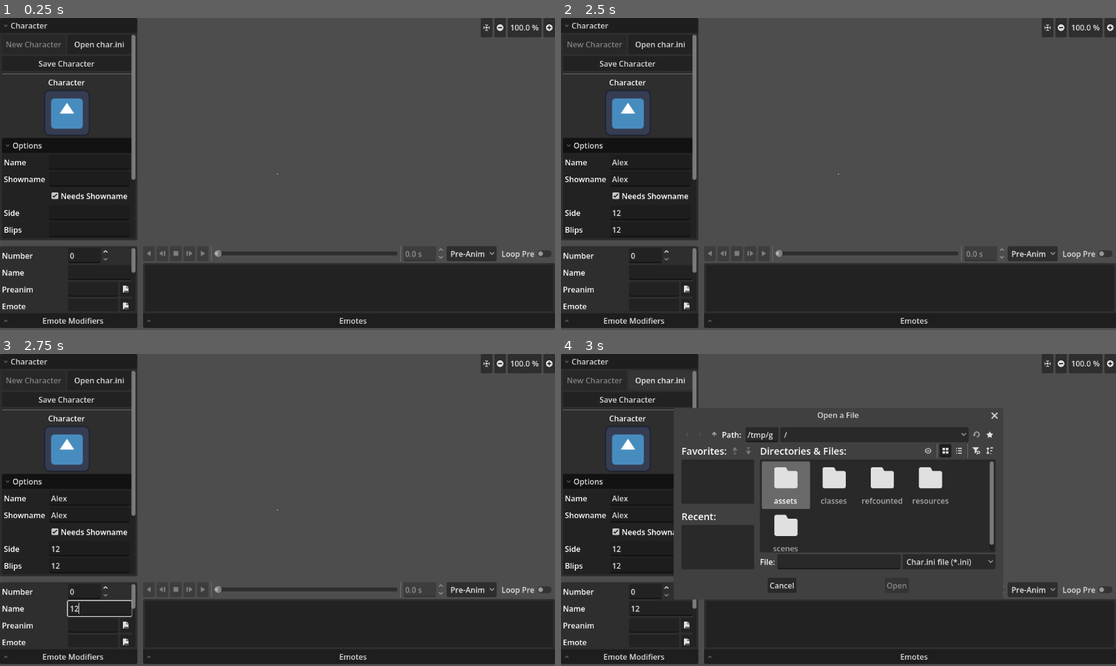
Above: before the commit, frames 1-4 (two rows, left to right).
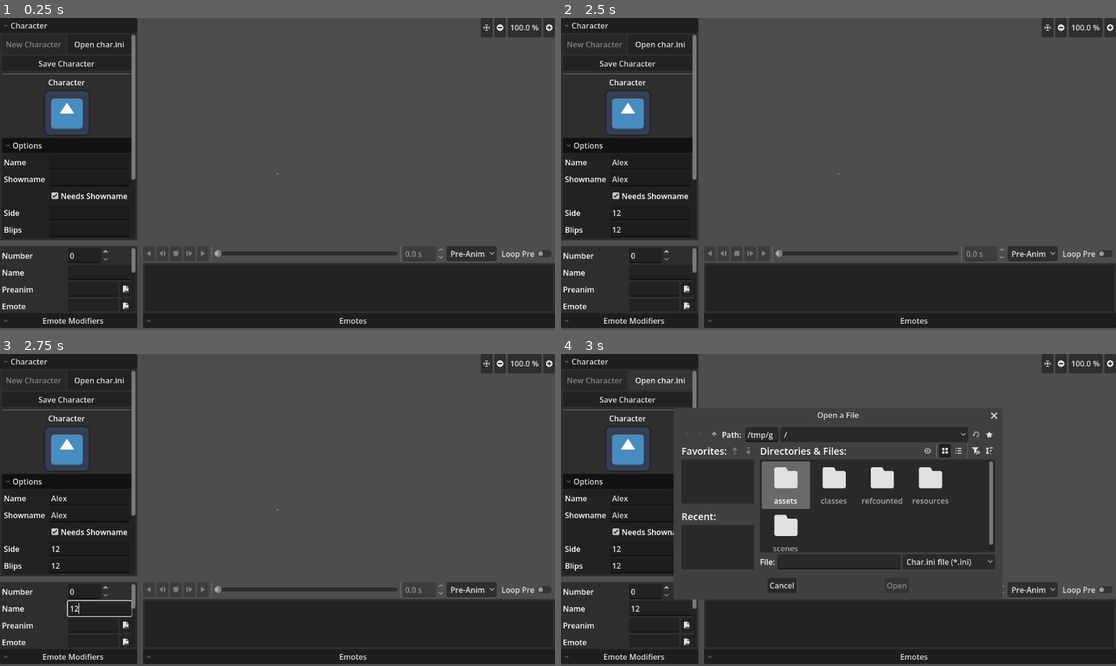
Above: after the commit, the same moments.

Repository: Crystalwarrior/KFO-CharMaker
Game: Godot game, scene res://scenes/main.tscn
The game is run twice, just before and just after one commit, with the same random seed, the same clock (stepped at 60 frames per second) and the same inputs. The engine's default icon, where the game draws it, is replaced by a stand-in: a white triangle on a blue panel in a dark square.
Inputs (mouse positions are in pixels of both pictures, inside the frame that each line leads up to):
- Up to frame 1 (0.25 s): no input
- Up to frame 2 (2.5 s): click (649, 161) at 0.52 s; type "Alex" at 0.6 s; click (649, 180) at 0.75 s; type "Alex" at 0.83 s; click (649, 211) at 0.98 s; type "12" at 1.07 s; click (649, 230) at 1.27 s; type "12" at 1.35 s; click (649, 245) at 1.5 s; type "12" at 1.58 s; click (649, 264) at 1.73 s; type "12" at 1.82 s; click (649, 280) at 2.02 s; type "12" at 2.1 s; click (649, 295) at 2.25 s; type "12" at 2.33 s; click (660, 273) at 2.48 s
- Up to frame 3 (2.75 s): type "12" at 2.57 s
- Up to frame 4 (3 s): click "Open char.ini" at 2.75 s

Frames 1-3 are identical in both runs. In frame 4, 0.2% of the frame differs, in the area x 65-80%, y 18-77%.
Error before the commit: Invalid assignment of property or key 'char_name' with value of type 'String' on a base object of type 'Nil'. (res://scenes/char_converter.gd:196)
Error after the commit: Invalid assignment of property or key 'char_name' with value of type 'String' on a base object of type 'Nil'. (res://scenes/char_converter.gd:199)

Commit message:
Add threaded loading for ImageMagick get_threaded_frame_data (todo: add the same for split_frames) Add a funny loading screen

Diff:
--- a/refcounted/magick.gd
+++ b/refcounted/magick.gd
@@ -1,19 +1,46 @@
 extends RefCounted
 
 class_name Magick
+
+class FrameDataRequest extends RefCounted:
+	signal completed(frame_data: Array[Dictionary])
+
+## The thread reserved for this Magick instance
+var thread: Thread
+
+
+func _notification(what: int) -> void:
+	if what == NOTIFICATION_PREDELETE:
+		thread.wait_to_finish()
+
 
 func test_magick() -> bool:
 	var result: int = OS.execute(
 		"magick",
 		[
-			"-version"
-		]
+			"-version",
+		],
 	)
 	if result != OK:
 		return false
 	return true
 
-# Returns the frame data for each animated frame in the image
+
+func get_threaded_frame_data(image_path: String) -> Signal:
+	var request := FrameDataRequest.new()
+	if is_instance_valid(thread):
+		thread.wait_to_finish()
+	thread = Thread.new()
+	thread.start(_frame_data_threaded.bind(image_path, request))
+	return request.completed
+
+
+func _frame_data_threaded(image_path: String, request: FrameDataRequest) -> void:
+	var frame_data: Array[Dictionary] = get_frame_data(image_path)
+	request.completed.emit.call_deferred(frame_data)
+
+
+## Returns the frame data for each animated frame in the image
 func get_frame_data(image_path: String) -> Array[Dictionary]:
 	var path: String = ProjectSettings.globalize_path(image_path)
 	# get frame times
@@ -48,7 +75,7 @@
 	return frame_data
 
 
-func split_frames(image_path: String, output_folder: String) -> void:
+func split_frames(image_path: String, output_folder: String) -> Array:
 	var path: String = ProjectSettings.globalize_path(image_path)
 	DirAccess.make_dir_recursive_absolute(output_folder)
 	var output: Array
@@ -63,3 +90,4 @@
 		],
 		output,
 	)
+	return output
--- a/scenes/char_converter.gd
+++ b/scenes/char_converter.gd
@@ -17,6 +17,8 @@
 @onready var animation_option_button: OptionButton = %AnimationOptionButton
 
 @onready var loop_pre_button: CheckButton = %LoopPreButton
+
+@onready var loading_screen: ColorRect = %LoadingScreen
 
 # Options
 @onready var charname_edit: LineEdit = %CharnameEdit
@@ -98,6 +100,7 @@
 
 var is_image_pre: bool
 
+var magick: Magick
 
 # Called when the node enters the scene tree for the first time.
 func _ready() -> void:
@@ -136,7 +139,7 @@
 	sound_time_edit.value_changed.connect(_on_emote_soundTime_changed)
 	sound_loop_check.toggled.connect(_on_emote_soundLoop_changed)
 
-	var magick: Magick = Magick.new()
+	magick = Magick.new()
 	var magick_real: bool = magick.test_magick()
 	if not magick_real:
 		install_magick_dialog.popup_centered()
@@ -379,18 +382,20 @@
 	animation_option_button.set_item_disabled(1, true)
 	animation_option_button.set_item_disabled(2, true)
 	animation_option_button.set_item_disabled(3, true)
+	loading_screen.show()
 	if pre_image_path:
-		load_image_file(pre_image_path)
+		await load_image_file(pre_image_path)
 		animation_option_button.set_item_disabled(0, false)
 	if idle_image_path:
-		load_image_file(idle_image_path)
+		await load_image_file(idle_image_path)
 		animation_option_button.set_item_disabled(1, false)
 	if talk_image_path:
-		load_image_file(talk_image_path)
+		await load_image_file(talk_image_path)
 		animation_option_button.set_item_disabled(2, false)
 	if post_image_path:
-		load_image_file(post_image_path)
+		await load_image_file(post_image_path)
 		animation_option_button.set_item_disabled(3, false)
+	loading_screen.hide()
 	if emote.emote_mod == Emote.EmoteMod.PREANIM:
 		_on_anim_state_selected(EmoteState.PRE)
 	else:
@@ -401,16 +406,14 @@
 	var file_extension: String = image_path.get_extension()
 	if file_extension in ANIMATED_EXTENSIONS:
 		animation_buttons.visible = true
-		handle_animated_file(image_path)
+		await handle_animated_file(image_path)
 	if file_extension in STATIC_EXTENSIONS:
 		animation_buttons.visible = false
 		handle_static_file(image_path)
 
 
 func handle_animated_file(image_path: String) -> void:
-	# TODO: Cache all this somehow
-	var magick: Magick = Magick.new()
-	var frame_data: Array[Dictionary] = magick.get_frame_data(image_path)
+	var frame_data: Array[Dictionary] = await magick.get_threaded_frame_data(image_path)
 	var directory: String = image_path.get_base_dir()
 	var base_name: String = image_path.get_file().get_basename()
 	var char_name: String = directory.get_file()
--- a/scenes/char_converter.tscn
+++ b/scenes/char_converter.tscn
@@ -7,6 +7,11 @@
 [ext_resource type="Texture2D" uid="uid://rs77gdltfmku" path="res://assets/icons/pixel.svg" id="4_r658c"]
 [ext_resource type="Texture2D" uid="uid://ckf3dmstwk8ha" path="res://assets/icons/FileBrowse.svg" id="6_62nbp"]
 [ext_resource type="PackedScene" uid="uid://bv3pgfi27kdan" path="res://scenes/animation_buttons.tscn" id="7_wijlb"]
+
+[sub_resource type="LabelSettings" id="LabelSettings_wijlb"]
+font_size = 32
+outline_size = 8
+outline_color = Color(0, 0, 0, 1)
 
 [node name="CharConverter" type="Control" unique_id=472651589]
 layout_mode = 3
@@ -489,6 +494,29 @@
 size_flags_vertical = 3
 mouse_filter = 2
 
+[node name="LoadingScreen" type="ColorRect" parent="HSplitContainer/CenterSplitContainer/ViewZone" unique_id=1170268904]
+unique_name_in_owner = true
+visible = false
+layout_mode = 1
+anchors_preset = 15
+anchor_right = 1.0
+anchor_bottom = 1.0
+grow_horizontal = 2
+grow_vertical = 2
+color = Color(0, 0, 0, 0.2509804)
+
+[node name="LoadingLabel" type="Label" parent="HSplitContainer/CenterSplitContainer/ViewZone/LoadingScreen" unique_id=977152930]
+layout_mode = 1
+anchors_preset = 15
+anchor_right = 1.0
+anchor_bottom = 1.0
+grow_horizontal = 2
+grow_vertical = 2
+text = "Loading..."
+label_settings = SubResource("LabelSettings_wijlb")
+horizontal_alignment = 1
+vertical_alignment = 1
+
 [node name="VBoxContainer" type="VBoxContainer" parent="HSplitContainer/CenterSplitContainer" unique_id=128698260]
 layout_mode = 2
 
